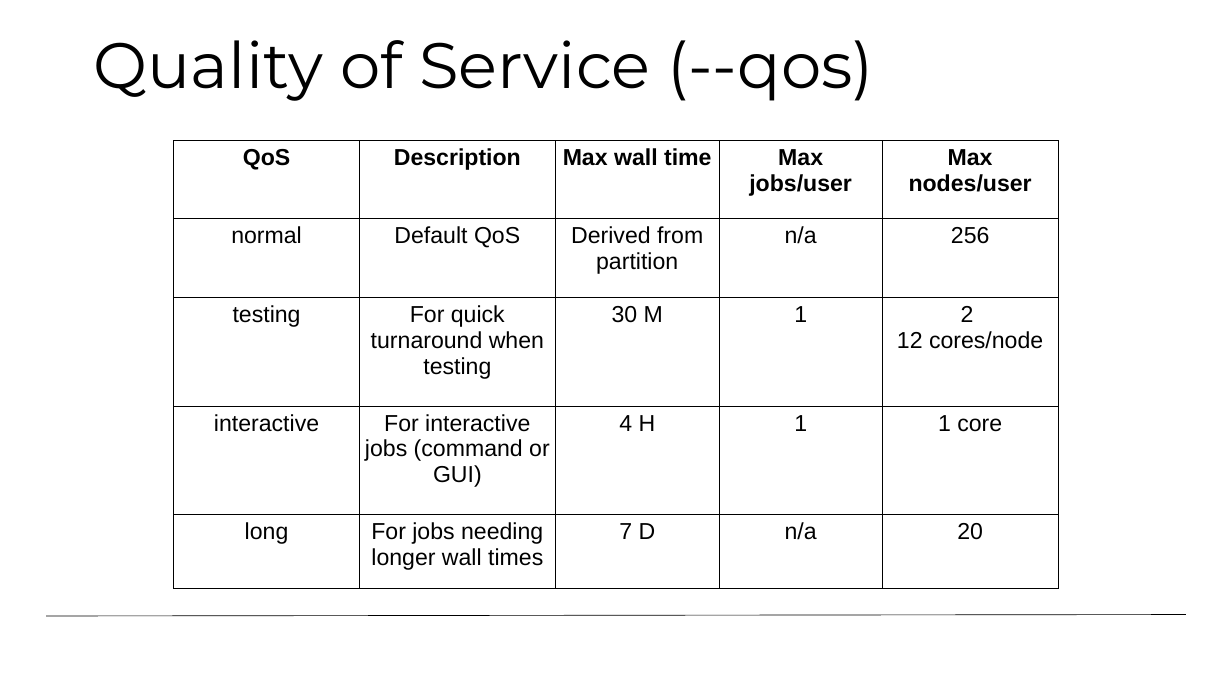
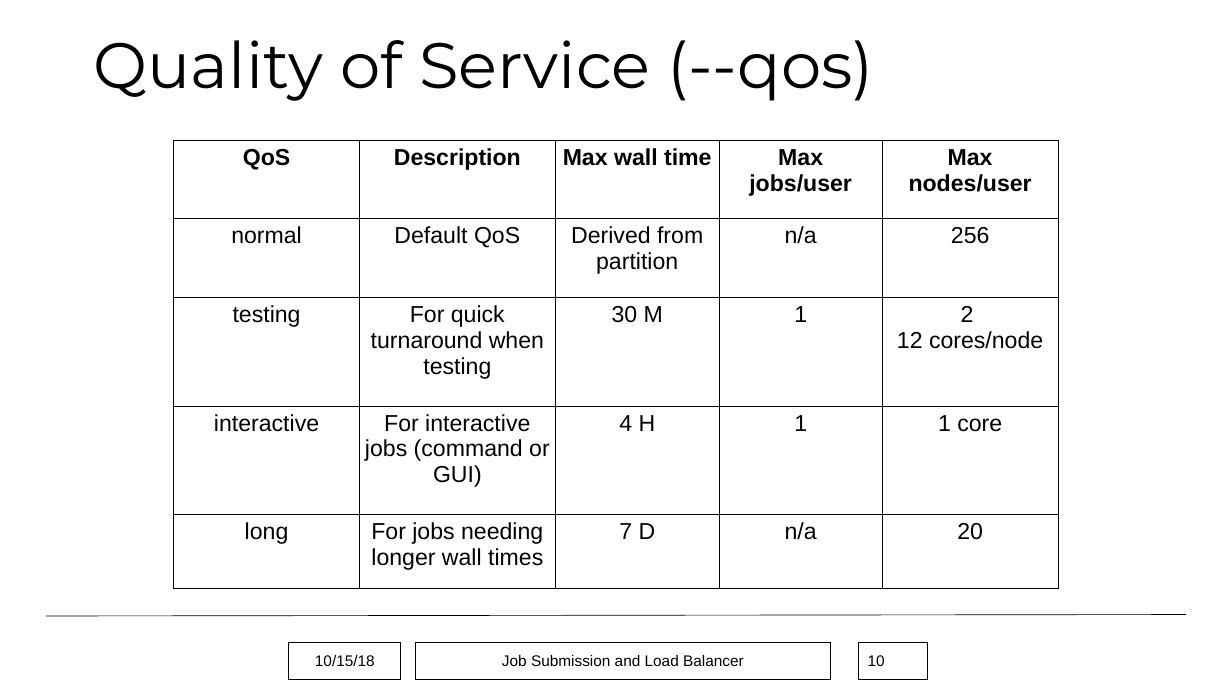
Before and after one commit to monaghaa/HPC_Short_Course_Fall_2018, a slide deck: slide 10 of Job_Submission/hpc_job_submission_Fall2018.pptx. Drawn at 1232x693 pixels with LibreOffice and Linux fonts; fonts in the diff are those of the drawing; background and template pictures are left out. Boxes give left, top, right and bottom in pixels: in the first picture for what was removed or moved away, otherwise in the second. Text is boxed around its words. In the diff, an @@ line names an element or a change of style, - is before the commit and + after.

```diff
--- a/Job_Submission/hpc_job_submission_Fall2018.pptx
+++ b/Job_Submission/hpc_job_submission_Fall2018.pptx
@@ rectangle added at [289, 642, 401, 679], outline #000000 0.75 pt, 12 pt, text #000000 @@
+10/15/18
@@ rectangle added at [415, 642, 831, 679], outline #000000 0.75 pt, 12 pt, text #000000 @@
+Job Submission and Load Balancer
@@ page number added at [859, 642, 928, 679], outline #000000 0.75 pt, 12 pt, text #000000 @@
+10
```
Also in this commit, not shown: 27 other slides changed, 1 slide removed, 3 other files.
